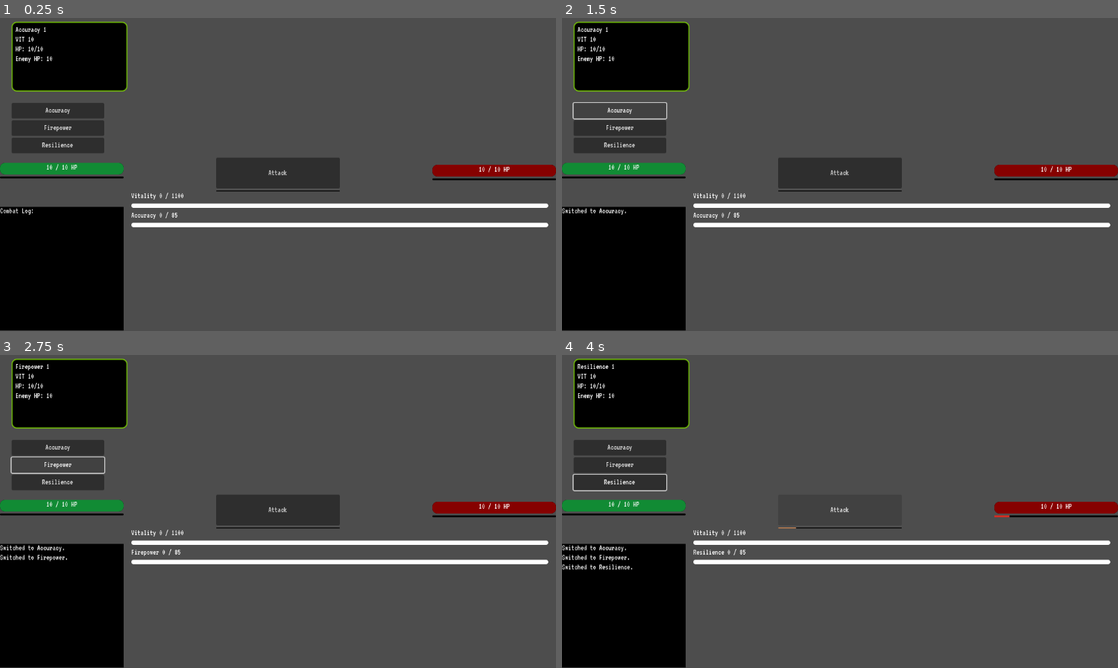
Above: before the commit, frames 1-4 (two rows, left to right).
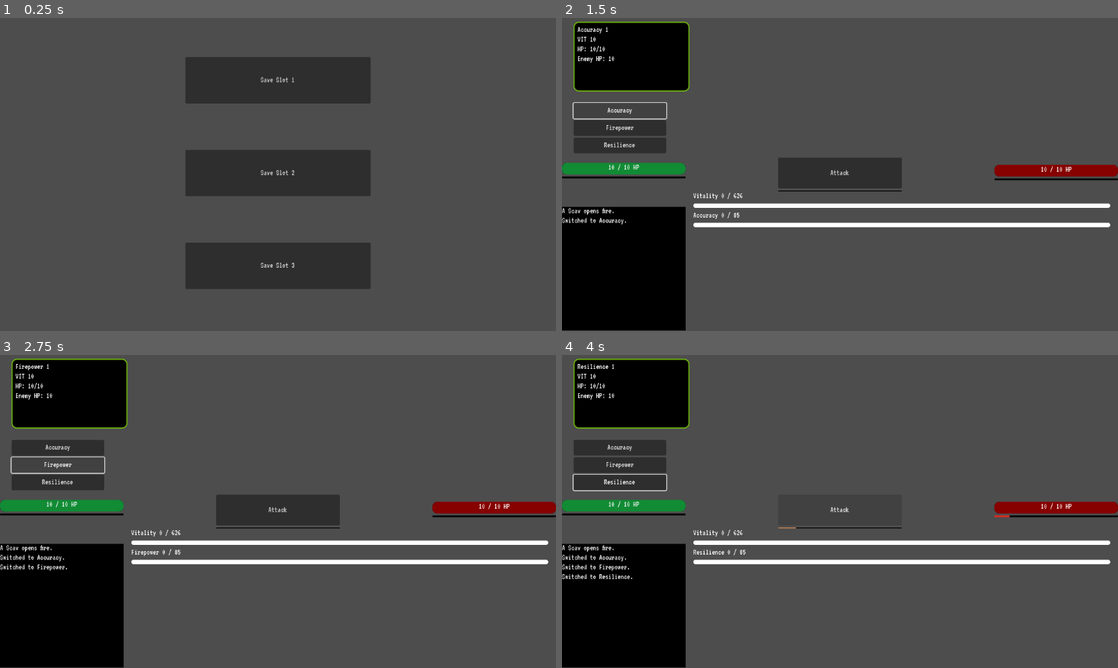
Above: after the commit, the same moments.

Repository: spalmer7/pmc_idler
Game: Godot game, scene res://scenes/game/game.tscn
Two runs of this game, one before a commit and one after it. Both use one fixed random seed, a clock stepped at 60 frames per second and the inputs below.
Inputs (mouse positions are in pixels of both pictures, inside the frame that each line leads up to):
- Up to frame 1 (0.25 s): no input
- Up to frame 2 (1.5 s): click (840, 80) at 0.5 s, where only the run after the commit has a clickable "Save Slot 1"; click "Accuracy" at 1.25 s
- Up to frame 3 (2.75 s): click "Firepower" at 2 s
- Up to frame 4 (4 s): click "Resilience" at 2.75 s; click "Attack" at 3.5 s

The runs differ from the first frame. In frame 1, 33% of the frame differs, in the area x 0-100%, y 1-100%; in frame 2, 0.2%; in frame 3, 0.3%; in frame 4, 0.4%.

Commit message:
add save select feature
Added a very basic save select screen and saved XP that will carry over. Will work on refining this over time.

Diff:
--- a/project.godot
+++ b/project.godot
@@ -18,6 +18,7 @@
 [autoload]
 
 SkillManager="*res://singletons/skill_manager/skill_manager.gd"
+SaveManager="*res://singletons/save_manager/save_manager.gd"
 
 [display]
 
--- a/resources/new_font_variation.tres
+++ b/resources/new_font_variation.tres
@@ -4,3 +4,6 @@
 
 [resource]
 base_font = ExtResource("1_ej4o4")
+opentype_features = {
+1667329140: 0
+}
--- a/scenes/combat/combat.gd
+++ b/scenes/combat/combat.gd
@@ -46,6 +46,12 @@
 	auto_attack_timer.timeout.connect(_on_auto_attack_tick)
 	# Enemy auto attack
 	enemy_attack_timer.timeout.connect(_on_enemy_auto_attack_tick)
+
+	# Load save
+	if SaveManager.save_data.has("skills"):
+		SkillManager.load_skills_from_save(SaveManager.save_data["skills"])
+	else:
+		print("Save data missing 'skills' key")
 
 # CALCULATE HIT CHANCE AND DAMAGE #
 func get_hit_chance(accuracy: int, defense: int) -> float:
@@ -185,12 +191,14 @@
 	if current_player_health == 0:
 		_player_death()
 
+	SaveManager.save_game()
+
 # Respawn enemy
 func _respawn_enemy() -> void:
 	enemy_health = enemy_data.max_health
 	enemy_hp_bar.update_enemy_hp(enemy_health, enemy_data.max_health)
 	_update_stats()
-	combat_logs.append("A new enemy has appeared.")
+	combat_logs.append("A %s opens fire." % enemy_data.name)
 	_update_combat_logs()
 
 	if auto_attack_enabled:
@@ -203,6 +211,7 @@
 		xp_bar.max_value = SkillManager.get_max_xp(skill_name)
 	elif skill_name == "Vitality":
 		player_hp_bar.update_player_hp(current_player_health, max_player_health)
+	SaveManager.save_game()
 
 #  UI stats display
 func _update_stats() -> void:
@@ -250,8 +259,7 @@
 	_update_health_from_vitality()
 	_refresh_health_bars()
 	_respawn_enemy()
-	combat_logs.append("You have respawned.")
-	_update_combat_logs()
+
 
 # Logging levels
 func _on_level_up(skill_name: String, new_level: int) -> void:
@@ -262,6 +270,7 @@
 	combat_logs.append("%s leveled up to %d!" % [skill_name.capitalize(), new_level])
 	_update_combat_logs()
 	_update_stats()
+	SaveManager.save_game()
 
 #  Update combat log UI
 func _update_combat_logs() -> void:
--- a/scenes/game/game.gd
+++ b/scenes/game/game.gd
@@ -4,6 +4,9 @@
 @onready var combat = $Combat
 
 func _ready() -> void:
+	$SaveSelect.show()
+	$Combat.hide()
+	$DeathPopup.hide()
 	death_popup.player_respawned.connect(respawn_player)
 
 func handle_player_death() -> void:
--- a/scenes/game/game.tscn
+++ b/scenes/game/game.tscn
@@ -1,11 +1,14 @@
-[gd_scene load_steps=4 format=3 uid="uid://b3eiu68k0ysbf"]
+[gd_scene load_steps=5 format=3 uid="uid://b3eiu68k0ysbf"]
 
 [ext_resource type="Script" uid="uid://sipty88mrl5u" path="res://scenes/game/game.gd" id="1_0sr1o"]
 [ext_resource type="PackedScene" uid="uid://ddehe8606pv7p" path="res://scenes/combat/combat.tscn" id="1_sul5r"]
 [ext_resource type="PackedScene" uid="uid://d24isetd0pku8" path="res://scenes/player_death/death_popup.tscn" id="2_7h61r"]
+[ext_resource type="PackedScene" uid="uid://cyydgabf8fbwi" path="res://scenes/save_select.tscn" id="2_kelw5"]
 
 [node name="game" type="Node"]
 script = ExtResource("1_0sr1o")
+
+[node name="SaveSelect" parent="." instance=ExtResource("2_kelw5")]
 
 [node name="Combat" parent="." instance=ExtResource("1_sul5r")]
 
--- /dev/null
+++ b/scenes/save_select.gd
@@ -0,0 +1,27 @@
+extends Control
+
+@onready var save_buttons = {
+	"SaveSlot1": "Save1",
+	"SaveSlot2": "Save2",
+	"SaveSlot3": "Save3"
+}
+
+func _ready() -> void:
+	for button_name in save_buttons.keys():
+		var button = get_node("SaveMarginContainer/SaveContainer/" + button_name)
+		button.pressed.connect(_on_save_slot_pressed.bind(button_name))
+
+func _on_save_slot_pressed(slot_name: String) -> void:
+	var save_name = save_buttons[slot_name]
+	var path = "user://saves/%s.json" % save_name
+
+	if SaveManager.load_game(path):
+		print("Loaded existing save: ", save_name)
+	else:
+		print("Creating new save: ", save_name)
+		SaveManager.create_new_character(save_name)
+
+	var game_node = get_tree().root.get_node("game")
+	game_node.get_node("Combat").show()
+	game_node.get_node("SaveSelect").hide()
+	game_node.get_node("Combat").player_respawn()
--- /dev/null
+++ b/scenes/save_select.tscn
@@ -0,0 +1,53 @@
+[gd_scene load_steps=2 format=3 uid="uid://cyydgabf8fbwi"]
+
+[ext_resource type="Script" uid="uid://dxvp8oelhxyhm" path="res://scenes/save_select.gd" id="1_bxlp5"]
+
+[node name="SaveSelect" type="Control"]
+layout_mode = 3
+anchors_preset = 15
+anchor_right = 1.0
+anchor_bottom = 1.0
+grow_horizontal = 2
+grow_vertical = 2
+script = ExtResource("1_bxlp5")
+
+[node name="SaveMarginContainer" type="MarginContainer" parent="."]
+layout_mode = 1
+anchors_preset = 15
+anchor_right = 1.0
+anchor_bottom = 1.0
+grow_horizontal = 2
+grow_vertical = 2
+theme_override_constants/margin_top = 81
+theme_override_constants/margin_bottom = 81
+
+[node name="SaveContainer" type="VBoxContainer" parent="SaveMarginContainer"]
+layout_mode = 2
+theme_override_constants/separation = 96
+
+[node name="SaveSlot1" type="Button" parent="SaveMarginContainer/SaveContainer"]
+custom_minimum_size = Vector2(384, 96)
+layout_mode = 2
+size_flags_horizontal = 4
+size_flags_vertical = 5
+theme_override_constants/line_spacing = 24
+text = "Save Slot 1
+"
+
+[node name="SaveSlot2" type="Button" parent="SaveMarginContainer/SaveContainer"]
+custom_minimum_size = Vector2(384, 96)
+layout_mode = 2
+size_flags_horizontal = 4
+size_flags_vertical = 4
+theme_override_constants/line_spacing = 24
+text = "Save Slot 2
+"
+
+[node name="SaveSlot3" type="Button" parent="SaveMarginContainer/SaveContainer"]
+custom_minimum_size = Vector2(384, 96)
+layout_mode = 2
+size_flags_horizontal = 4
+size_flags_vertical = 5
+theme_override_constants/line_spacing = 24
+text = "Save Slot 3
+"
--- /dev/null
+++ b/singletons/save_manager/save_manager.gd
@@ -0,0 +1,64 @@
+extends Node
+
+var current_save_path := ""
+var save_data := {}
+
+func save_game():
+	if current_save_path == "":
+		printerr("No save path")
+		return
+
+	print("Saving to: ", current_save_path)
+
+	var file = FileAccess.open(current_save_path, FileAccess.WRITE)
+	if file:
+		file.store_string(JSON.stringify(save_data))
+		file.close()
+	else:
+		printerr("Failed to open save file for writing")
+
+
+func load_game(path: String) -> bool:
+	if not FileAccess.file_exists(path):
+		return false
+
+	var file = FileAccess.open(path, FileAccess.READ)
+	if file:
+		var data = JSON.parse_string(file.get_as_text())
+		if typeof(data) == TYPE_DICTIONARY:
+			save_data = data
+			current_save_path = path
+			print("Loaded save from %s" % path)
+
+		# Loads skills
+			SkillManager.load_skills_from_save(save_data.get("skills", {}))
+			return true
+
+	return false
+
+func create_new_character(save_name: String) -> void:
+	# Create directory for saves
+	var dir = DirAccess.open("user://")
+	if not dir.dir_exists("saves"):
+		dir.make_dir("saves")
+		var success = dir.make_dir("saves")
+		print("Creating 'saves' directory: ", success)
+
+	var save = {
+		"name": save_name,
+		"skills": {
+				"Accuracy": { "xp": 0, "level": 1  },
+				"Firepower": { "xp": 0, "level": 1  },
+				"Resilience": { "xp": 0, "level": 1 },
+				"Vitality": { "xp": 0, "level": 10 }
+		}
+	}
+
+	var filename = "user://saves/%s.json" % save_name
+	print("Creating new save file at: ", filename)
+	var file = FileAccess.open(filename, FileAccess.WRITE)
+	file.store_string(JSON.stringify(save))
+	file.close()
+
+	current_save_path = filename
+	save_data = save
--- a/singletons/skill_manager/skill_manager.gd
+++ b/singletons/skill_manager/skill_manager.gd
@@ -9,7 +9,7 @@
 	"Accuracy": { "level": 1, "xp": 0, "max_xp": 85 }, # Attack (accuracy)
 	"Firepower": { "level": 1, "xp": 0, "max_xp": 85 }, # Strength (max damage)
 	"Resilience": { "level": 1, "xp": 0, "max_xp": 85 }, # Defense
-	"Vitality": { "level": 10, "xp": 0, "max_xp": 1100 } # Health, level up based on other skills xp
+	"Vitality": { "level": 10, "xp": 0, "max_xp": 626 } # Health, level up based on other skills xp
 }
 
 func add_xp(skill_name: String, amount: int) -> void:
@@ -33,6 +33,9 @@
 
 	latest_skill = skill_name
 
+	save_skill_data()
+	SaveManager.save_game()
+
 func _add_vitality_xp(amount: int) -> void:
 	var skill = skills["Vitality"]
 	skill["xp"] += amount
@@ -50,6 +53,14 @@
 		return skills[skill_name]["xp"]
 	return 0
 
+func calculate_max_xp(_skill_name: String, level: int) -> int:
+	var base_xp := 85
+	var max_xp := base_xp
+	for i in range(1, level):
+		max_xp = int(max_xp * 1.25)
+
+	return max_xp
+
 # Retrieves the max XP for a specific skill
 func get_max_xp(skill_name: String) -> int:
 	if skills.has(skill_name):
@@ -61,3 +72,27 @@
 	if skills.has(skill_name):
 		return skills[skill_name]["level"]
 	return 1  # Default to level 1 if skill doesn't exist
+
+# Loads previous skill levels
+func load_skills_from_save(saved_skills: Dictionary) -> void:
+	for skill_name in skills.keys():
+		if saved_skills.has(skill_name):
+			var saved = saved_skills[skill_name]
+			var level = saved.get("level", 1)
+			var xp = saved.get("xp", 0)
+			skills[skill_name]["level"] = level
+			skills[skill_name]["xp"] = xp
+			skills[skill_name]["max_xp"] = calculate_max_xp(skill_name, level)
+
+			emit_signal("xp_changed", skill_name, xp)
+			emit_signal("level_up", skill_name, level)
+
+func save_skill_data() -> void:
+	if not SaveManager.save_data.has("skills"):
+		SaveManager.save_data["skills"] = {}
+	for skill in skills.keys():
+		var data = {
+			"xp": skills[skill]["xp"],
+			"level": skills[skill]["level"]
+		}
+		SaveManager.save_data["skills"][skill] = data
Not shown, added: export_presets.cfg
Not shown, added: scenes/save_select.gd.uid
Not shown, added: singletons/save_manager/save_manager.gd.uid
Not shown, added: scenes/combat/combat.tscn2029717816.tmp
Not shown, added: scenes/combat/combat.tscn2039209606.tmp
Not shown, added: scenes/combat/combat.tscn2064166880.tmp
